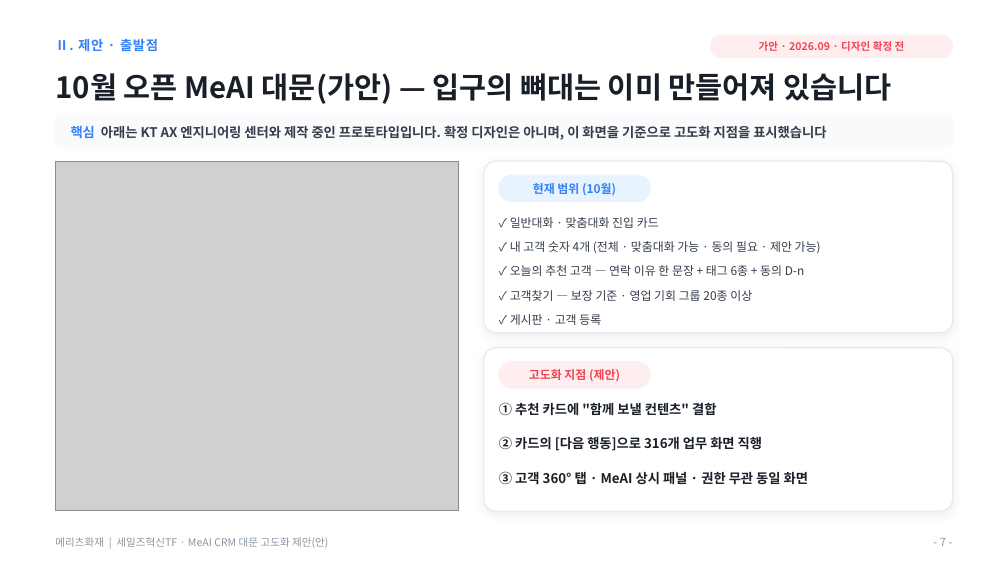
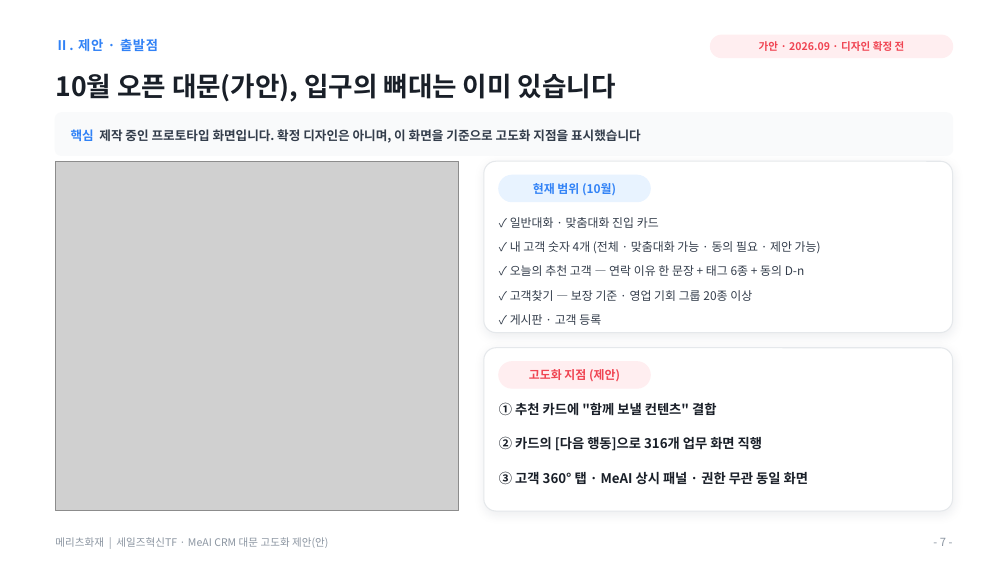
Before and after one commit to hunx11-sys/MeAI, a slide deck: slide 7 of docs/MeAI_CRM대문_고도화_제안_대표이사보고_2026.09.pptx. Drawn at 1008x567 pixels with LibreOffice and Linux fonts; fonts in the diff are those of the drawing; grey boxes stand for pictures. Boxes give left, top, right and bottom in pixels: in the first picture for what was removed or moved away, otherwise in the second. Text is boxed around its words. In the diff, an @@ line names an element or a change of style, - is before the commit and + after.

```diff
--- a/docs/MeAI_CRM대문_고도화_제안_대표이사보고_2026.09.pptx
+++ b/docs/MeAI_CRM대문_고도화_제안_대표이사보고_2026.09.pptx
@@ text at bbox=[55, 73, 616, 102]: text changed; size 21 to 19 pt @@
-10월 오픈 MeAI 대문(가안) — 입구의 뼈대는 이미 만들어져 있습니다
+10월 오픈 대문(가안), 입구의 뼈대는 이미 있습니다
@@ rounded rectangle: place and size @@
-rounded rectangle at bbox=[55, 114, 953, 148]
+rounded rectangle at bbox=[55, 113, 953, 155]
@@ rounded rectangle at bbox=[55, 113, 953, 155]: proportions changed @@
@@ text at bbox=[71, 129, 641, 143]: text changed; size 9.5 to 9 pt @@
-핵심 아래는 KT AX 엔지니어링 센터와 제작 중인 프로토타입입니다. 확정 디자인은 아니며, 이 화면을 기준으로 고도화 지점을 표시했습니다
+핵심 제작 중인 프로토타입 화면입니다. 확정 디자인은 아니며, 이 화면을 기준으로 고도화 지점을 표시했습니다
```
Also in this commit, not shown: 12 other slides changed, 1 other file.
